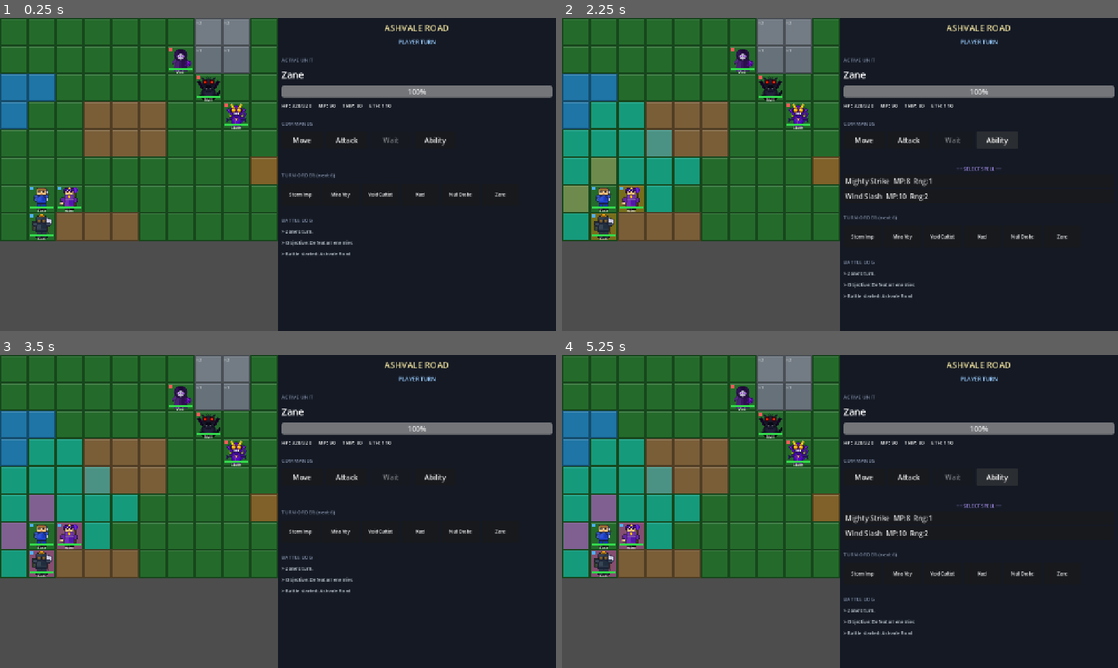
Above: before the commit, frames 1-4 (two rows, left to right).
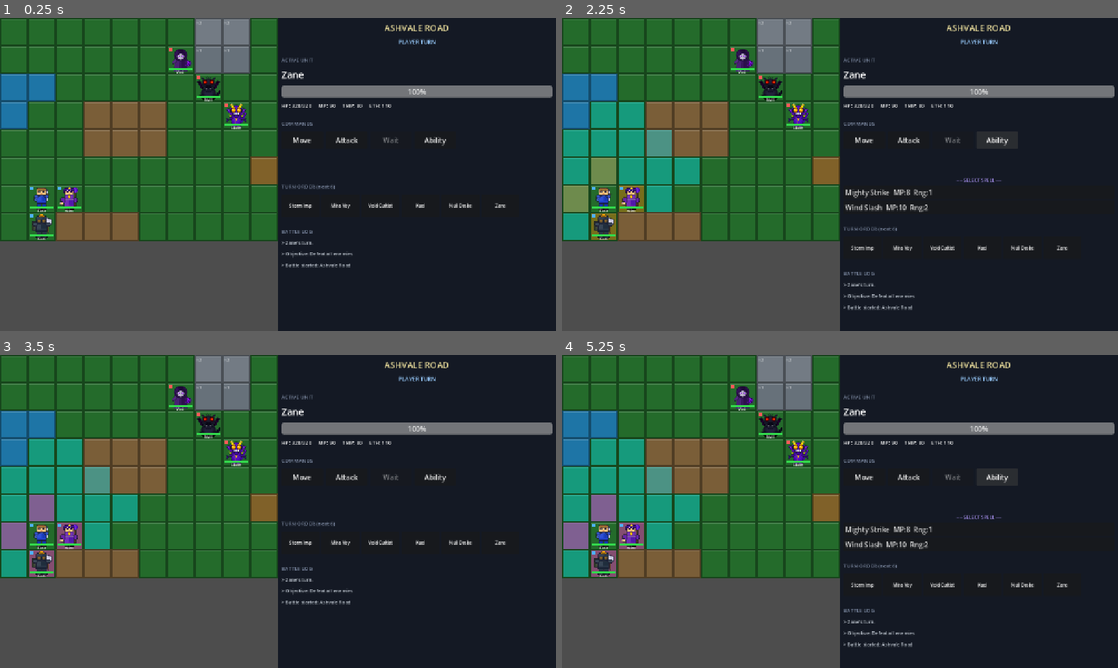
Above: after the commit, the same moments.

Repository: Rando2020/ProjectTactic
Game: Godot game, scene res://scenes/Battle.tscn
Same seed, same stepped clock (60 frames per second), same inputs: the game is played once before the commit and once after it.
Inputs:
- Up to frame 1 (0.25 s): no input
- Up to frame 2 (2.25 s): click "Move" at 0.5 s; click "Attack" at 1.25 s; click "Ability" at 2 s
- Up to frame 3 (3.5 s): click "Mighty Strike MP:8 Rng:1" at 2.75 s
- Up to frame 4 (5.25 s): click "Move" at 3.5 s; click "Attack" at 4.25 s; click "Ability" at 5 s

The runs differ from the first frame. In frame 1, 0.9% of the frame differs, in the area x 50-91%, y 49-80%; in frame 2, 1.8%, in the area x 50-91%, y 47-94%; in frame 3, 0.9%; in frame 4, 1.8%.

Commit message:
Implement status effects system + blind miss
StatusEffect: add magnitude (DoT fraction of max HP) and damage_type fields

Unit: tick_statuses() now deals DoT damage each turn and emits status_tick
signal; height bonuses were already in CombatResolver; haste/slow already
wired to TurnOrder via get_effective_speed()

AbilityDB: all abilities now carry status_effect data —
  fire→burn(2t,7%HP), thunder/blizzard/wind_slash→slow, holy→blind,
  dark_breath→poison(3t,6%HP), thunderstrike→slow, void_pulse→silence

CombatResolver: blind attacker has 35% miss chance; shows grey '0' number on miss

BattleManager:
  - connects status_tick per unit; _on_status_tick logs + plays coloured
    damage number (green=poison, orange=burn)
  - _try_apply_status() creates StatusEffect from ability dict after 0.3s
    delay (spells deal damage asynchronously after 0.18s)
  - ability command checks silence before opening spell picker
  - unit_defeated mid-tick triggers CHECK_OBJECTIVE immediately
  - enemy attack logs "misses (blind)" correctly

BattleUI: _status_label shows active statuses + remaining turns on the
active unit panel, e.g. "SLOW(2)  BLIND(1)"

Co-Authored-By: Claude Sonnet 4.6 <noreply@anthropic.com>

Diff:
--- a/godot/scripts/battle/BattleManager.gd
+++ b/godot/scripts/battle/BattleManager.gd
@@ -37,6 +37,7 @@
 	for unit in p_units:
 		units[unit.unit_id] = unit
 		unit.unit_defeated.connect(_on_unit_defeated)
+		unit.status_tick.connect(_on_status_tick)
 	turn_order.initialize(p_units)
 	objective_tracker.initialize(map_data, p_units)
 	log_message.emit("Battle started: %s" % map_data.display_name)
@@ -110,7 +111,10 @@
 		var tile_att := tactical_grid.get_tile(unit.grid_pos)
 		var tile_tar := tactical_grid.get_tile(closest_player.grid_pos)
 		var result := combat_resolver.resolve_attack(unit, closest_player, tile_att, tile_tar)
-		log_message.emit("%s hits %s for %d dmg!" % [unit.display_name, closest_player.display_name, result.get("hp_damage", 0)])
+		if result.get("missed", false):
+			log_message.emit("%s attacks but misses! (blind)" % unit.display_name)
+		else:
+			log_message.emit("%s hits %s for %d dmg!" % [unit.display_name, closest_player.display_name, result.get("hp_damage", 0)])
 	else:
 		var occupied: Array = []
 		for uid in units:
@@ -191,6 +195,9 @@
 			var ab_unit: Unit = units.get(active_unit_id)
 			if not ab_unit:
 				return
+			if ab_unit.has_status("silence"):
+				log_message.emit("%s is silenced!" % ab_unit.display_name)
+				return
 			var usable: Array = []
 			for ab_id in ab_unit.unit_data.abilities:
 				var ab: Dictionary = AbilityDB.get_ability(ab_id)
@@ -237,11 +244,19 @@
 	elif spell_type == "physical":
 		var tile_c := tactical_grid.get_tile(caster.grid_pos)
 		var tile_t := tactical_grid.get_tile(target.grid_pos)
-		combat_resolver.resolve_attack(caster, target, tile_c, tile_t)
-		log_message.emit("%s uses %s!" % [caster.display_name, ab_name])
+		var result := combat_resolver.resolve_attack(caster, target, tile_c, tile_t)
+		if result.get("missed", false):
+			log_message.emit("%s swings but misses! (blind)" % caster.display_name)
+		else:
+			log_message.emit("%s uses %s!" % [caster.display_name, ab_name])
 	else:
 		combat_resolver.resolve_spell(caster, target, spell_type, base_power)
 		log_message.emit("%s casts %s on %s!" % [caster.display_name, ab_name, target.display_name])
+	# Apply any status effect after a short delay (spells deal damage after 0.18 s)
+	var se_data: Dictionary = ability.get("status_effect", {})
+	if not se_data.is_empty() and spell_type != "cure":
+		get_tree().create_timer(0.3).timeout.connect(
+			func() -> void: _try_apply_status(target, se_data))
 
 
 func _try_enemy_spell(unit: Unit) -> bool:
@@ -341,3 +356,34 @@
 		log_message.emit("%s was defeated!" % units[unit_id].display_name)
 	objective_tracker.on_unit_defeated(unit_id)
 	turn_order.remove_unit(unit_id)
+	# A unit dying mid-tick could end the battle — check objectives
+	if current_phase == Phase.TICK or current_phase == Phase.RESOLVE:
+		_set_phase(Phase.CHECK_OBJECTIVE)
+
+
+func _try_apply_status(target: Unit, se_data: Dictionary) -> void:
+	if not is_instance_valid(target) or target.hp <= 0:
+		return
+	var sid: String = se_data.get("id", "")
+	if sid == "" or target.has_status(sid):
+		return
+	var se := StatusEffect.new()
+	se.status_id   = sid
+	se.display_name = sid.capitalize()
+	se.duration    = se_data.get("duration", 2)
+	se.magnitude   = se_data.get("magnitude", 0.0)
+	se.damage_type = se_data.get("damage_type", "pure")
+	target.apply_status(se)
+	log_message.emit("%s is now %s!" % [target.display_name, sid.to_upper()])
+
+
+func _on_status_tick(unit_id: String, status_id: String, damage: int) -> void:
+	var unit: Unit = units.get(unit_id)
+	var uname: String = unit.display_name if unit else unit_id
+	log_message.emit("%s: %s tick -%d HP" % [uname, status_id.capitalize(), damage])
+	# Show a coloured damage number on the unit's tile
+	var vfx_node := get_node_or_null("/root/VFX")
+	if vfx_node and unit:
+		var color: Color = Color(0.2, 0.9, 0.2) if status_id == "poison" \
+			else Color(1.0, 0.5, 0.1)   # green for poison, orange for burn
+		(vfx_node as VFXManager).play_damage_number(unit.grid_pos, damage, color)
--- a/godot/scripts/battle/BattleUI.gd
+++ b/godot/scripts/battle/BattleUI.gd
@@ -19,6 +19,7 @@
 var _ability_panel: VBoxContainer
 var _ability_list: VBoxContainer
 var _result_label: Label
+var _status_label: Label
 
 const LOG_SIZE := 8
 const TIMELINE_SLOTS := 6
@@ -109,6 +110,12 @@
 	_result_label.add_theme_font_size_override("font_size", 13)
 	_result_label.add_theme_color_override("font_color", Color(1.0, 0.85, 0.3))
 	root.add_child(_result_label)
+
+	_status_label = Label.new()
+	_status_label.text = ""
+	_status_label.add_theme_font_size_override("font_size", 11)
+	_status_label.add_theme_color_override("font_color", Color(0.95, 0.6, 1.0))
+	root.add_child(_status_label)
 
 	# Ability selection panel (hidden by default)
 	_ability_panel = VBoxContainer.new()
@@ -231,6 +238,14 @@
 	_mp_label.text    = "MP: %d" % unit.mp
 	_temper_label.text = "TMP: %d" % unit.temper
 	_ether_label.text  = "ETH: %d" % unit.ether
+	# Status icons
+	if unit.statuses.is_empty():
+		_status_label.text = ""
+	else:
+		var parts: Array[String] = []
+		for s: StatusEffect in unit.statuses:
+			parts.append("%s(%d)" % [s.status_id.to_upper(), s.duration])
+		_status_label.text = "  ".join(parts)
 
 
 func _on_timeline_updated(ordered_units: Array) -> void:
--- a/godot/scripts/battle/CombatResolver.gd
+++ b/godot/scripts/battle/CombatResolver.gd
@@ -6,6 +6,16 @@
 
 func resolve_attack(attacker: Unit, target: Unit,
 		tile_attacker: Dictionary, tile_target: Dictionary) -> Dictionary:
+	# ── Blind miss check (35 % miss when blind) ───────────────────────────
+	if attacker.has_status("blind") and randf() < 0.35:
+		var vfx_node := get_node_or_null("/root/VFX")
+		if vfx_node:
+			(vfx_node as VFXManager).play_damage_number(
+				target.grid_pos, 0, Color(0.65, 0.65, 0.65))
+		var miss_result := {"damage": 0, "hp_damage": 0, "missed": true}
+		combat_resolved.emit(miss_result)
+		return miss_result
+
 	var raw_damage: float = attacker.unit_data.base_stats.physical * 1.2
 	var att_height: int = tile_attacker.get("height", 0)
 	var tar_height: int = tile_target.get("height", 0)
--- a/godot/scripts/data/AbilityDB.gd
+++ b/godot/scripts/data/AbilityDB.gd
@@ -1,5 +1,7 @@
 class_name AbilityDB
 extends RefCounted
+
+## status_effect dict keys: id, duration, magnitude (0.0 = no DoT), damage_type
 
 const ABILITIES: Dictionary = {
 	# ── Player abilities ──────────────────────────────────────────────────────
@@ -10,6 +12,8 @@
 		"range":        3,
 		"base_power":   110,
 		"target_type":  "enemy",
+		# Burns for 2 turns — 7 % max HP per tick, fire damage
+		"status_effect": {"id": "burn", "duration": 2, "magnitude": 0.07, "damage_type": "fire"},
 	},
 	"blizzard": {
 		"display_name": "Blizzard",
@@ -18,6 +22,8 @@
 		"range":        3,
 		"base_power":   100,
 		"target_type":  "enemy",
+		# Frozen limbs — slows for 2 turns
+		"status_effect": {"id": "slow", "duration": 2, "magnitude": 0.0, "damage_type": "pure"},
 	},
 	"thunder": {
 		"display_name": "Thunder",
@@ -26,6 +32,8 @@
 		"range":        4,
 		"base_power":   120,
 		"target_type":  "enemy",
+		# Lightning stun — slows for 2 turns
+		"status_effect": {"id": "slow", "duration": 2, "magnitude": 0.0, "damage_type": "pure"},
 	},
 	"cure": {
 		"display_name": "Cure",
@@ -34,6 +42,7 @@
 		"range":        3,
 		"base_power":   80,
 		"target_type":  "ally",
+		# No status effect
 	},
 	"holy": {
 		"display_name": "Holy",
@@ -42,6 +51,8 @@
 		"range":        3,
 		"base_power":   160,
 		"target_type":  "enemy",
+		# Blinding light — blind for 2 turns (physical attacks miss ~35 % of the time)
+		"status_effect": {"id": "blind", "duration": 2, "magnitude": 0.0, "damage_type": "pure"},
 	},
 	"wind_slash": {
 		"display_name": "Wind Slash",
@@ -50,6 +61,8 @@
 		"range":        2,
 		"base_power":   90,
 		"target_type":  "enemy",
+		# Wind disrupts footing — slow for 1 turn
+		"status_effect": {"id": "slow", "duration": 1, "magnitude": 0.0, "damage_type": "pure"},
 	},
 	"mighty_strike": {
 		"display_name": "Mighty Strike",
@@ -58,6 +71,7 @@
 		"range":        1,
 		"base_power":   150,
 		"target_type":  "enemy",
+		# Pure damage — no status
 	},
 	# ── Enemy abilities ───────────────────────────────────────────────────────
 	"dark_breath": {
@@ -67,6 +81,8 @@
 		"range":        2,
 		"base_power":   130,
 		"target_type":  "enemy",
+		# Void corruption — poisons for 3 turns (6 % max HP/turn, dark damage)
+		"status_effect": {"id": "poison", "duration": 3, "magnitude": 0.06, "damage_type": "dark"},
 	},
 	"thunderstrike": {
 		"display_name": "Thunderstrike",
@@ -75,6 +91,8 @@
 		"range":        4,
 		"base_power":   105,
 		"target_type":  "enemy",
+		# Heavy lightning — slows for 2 turns
+		"status_effect": {"id": "slow", "duration": 2, "magnitude": 0.0, "damage_type": "pure"},
 	},
 	"void_pulse": {
 		"display_name": "Void Pulse",
@@ -83,6 +101,8 @@
 		"range":        3,
 		"base_power":   95,
 		"target_type":  "enemy",
+		# Void energy seals magic — silences for 2 turns
+		"status_effect": {"id": "silence", "duration": 2, "magnitude": 0.0, "damage_type": "pure"},
 	},
 }
 
--- a/godot/scripts/units/StatusEffect.gd
+++ b/godot/scripts/units/StatusEffect.gd
@@ -4,3 +4,8 @@
 @export var status_id: String = ""
 @export var display_name: String = ""
 @export var duration: int = 1
+## For DoT statuses (poison, burn): fraction of target's MAX HP dealt per tick.
+## e.g. 0.07 = 7 % max HP per turn.  0.0 means no tick damage.
+@export var magnitude: float = 0.0
+## Damage type used for tick damage VFX colouring ("fire", "dark", "pure").
+@export var damage_type: String = "pure"
--- a/godot/scripts/units/Unit.gd
+++ b/godot/scripts/units/Unit.gd
@@ -6,6 +6,7 @@
 signal ether_changed(unit_id: String, new_ether: int, max_ether: int)
 signal status_applied(unit_id: String, status_id: String)
 signal status_removed(unit_id: String, status_id: String)
+signal status_tick(unit_id: String, status_id: String, damage: int)
 signal unit_defeated(unit_id: String)
 signal turn_started(unit_id: String)
 signal turn_ended(unit_id: String)
@@ -213,6 +214,16 @@
 func tick_statuses() -> void:
 	var to_remove: Array[String] = []
 	for s in statuses:
+		# Damage-over-time (poison, burn)
+		if s.magnitude > 0.0 and hp > 0:
+			var dmg: int = max(1, int(unit_data.base_stats.hp * s.magnitude))
+			hp = max(hp - dmg, 0)
+			hp_changed.emit(unit_id, hp, unit_data.base_stats.hp)
+			_update_hp_bar()
+			status_tick.emit(unit_id, s.status_id, dmg)
+			if hp <= 0:
+				unit_defeated.emit(unit_id)
+				animate_death()
 		s.duration -= 1
 		if s.duration <= 0:
 			to_remove.append(s.status_id)
